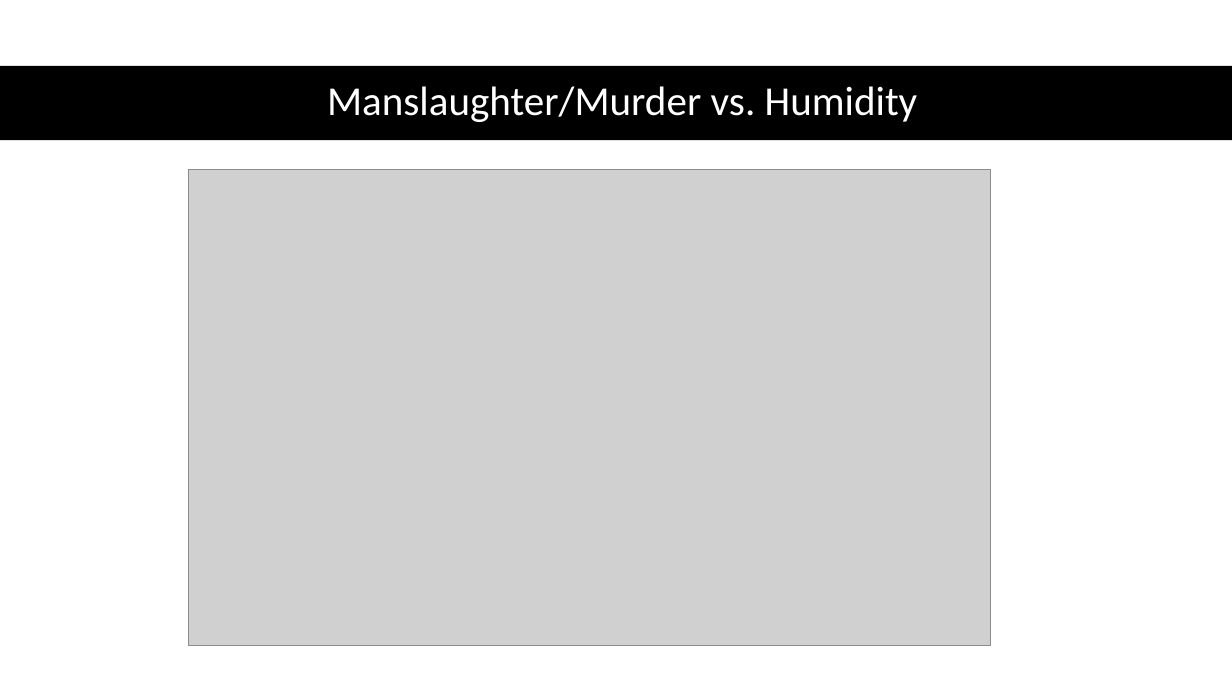
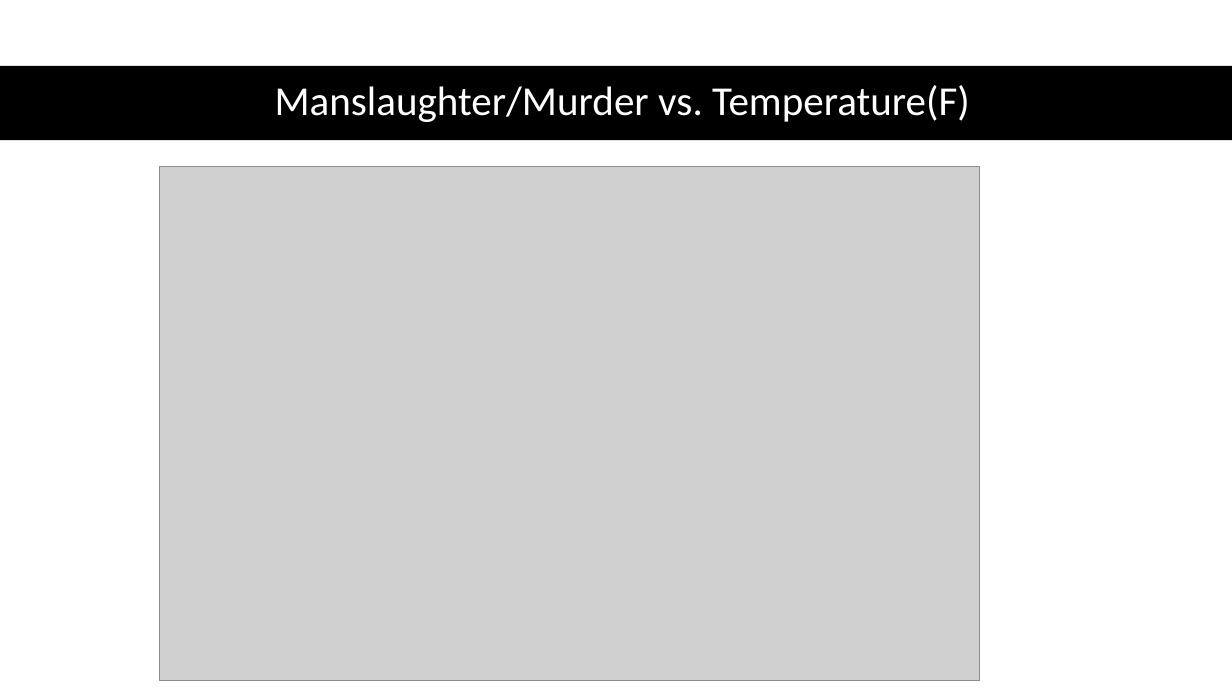
Before and after one commit to axyperrary/Project-1, a slide deck: slide 10 of Presentation1.pptx (slide 11 before the commit). Drawn at 1232x693 pixels with LibreOffice and Linux fonts; fonts in the diff are those of the drawing; grey boxes stand for pictures. Boxes give left, top, right and bottom in pixels: in the first picture for what was removed or moved away, otherwise in the second. Text is boxed around its words. In the diff, an @@ line names an element or a change of style, - is before the commit and + after.

```diff
--- a/Presentation1.pptx
+++ b/Presentation1.pptx
@@ title at box(275, 85, 970, 122): text changed @@
-Manslaughter/Murder vs. Humidity
+Manslaughter/Murder vs. Temperature(F)
@@ picture: place and size @@
-picture at box(189, 169, 991, 646)
+picture at box(160, 166, 981, 680)
```
Also in this commit, not shown: 3 other slides changed, 1 slide removed.
